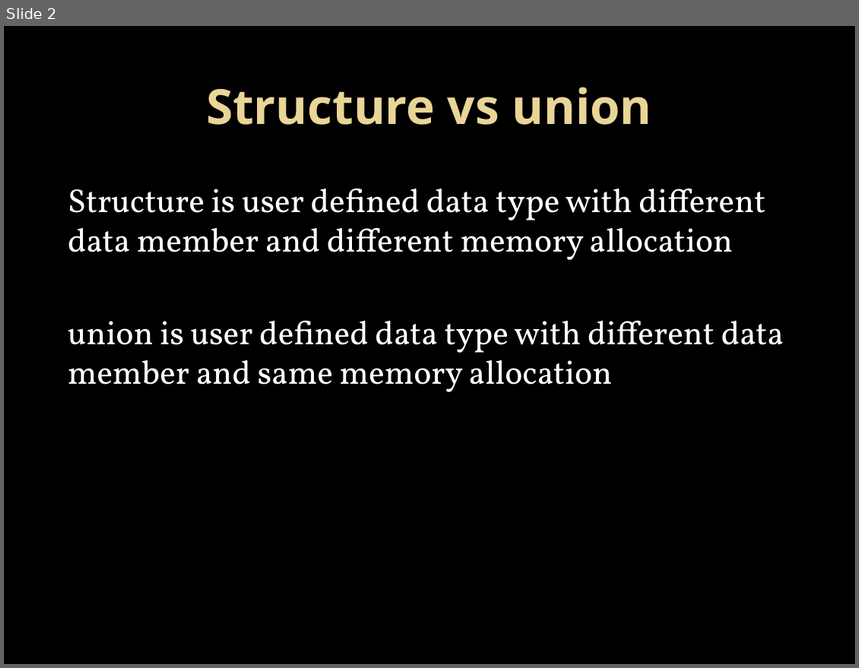
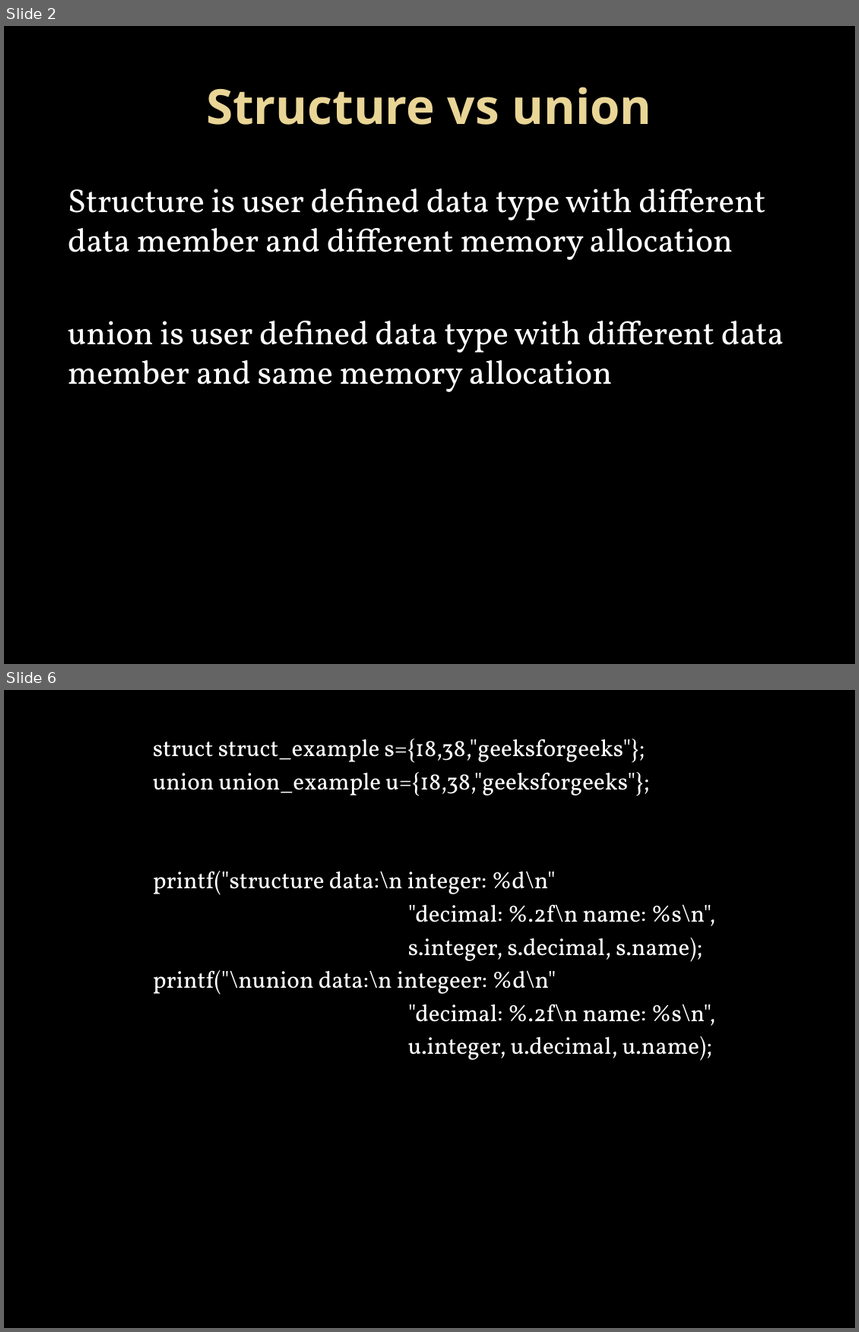
Before and after one commit to Mahesh-7/C_Programs, a slide deck: PPT/structure.pptx. Shown one above the other, each under a label of ours: slide 2 before the commit, slides 2 and 6 after it; the slides between them are not shown. The pictures are 859x668 and 859x1332 pixels, drawn with LibreOffice and Linux fonts; fonts in the diff are those of the drawing; background and template pictures are left out. Boxes give left, top, right and bottom in pixels: in the first picture for what was removed or moved away, otherwise in the second. Text is boxed around its words. In the diff, an @@ line names an element or a change of style, - is before the commit and + after.

```diff
--- a/PPT/structure.pptx
+++ b/PPT/structure.pptx
@@ slide 6 added at (x1=4, y1=690, x2=855, y2=1328), background picture (left out) @@
@@ text added at (x1=153, y1=739, x2=716, y2=1061), 20 pt, text #FFFFFF @@
+struct struct_example s={18,38,"geeksforgeeks"};
+union union_example u={18,38,"geeksforgeeks"};
+printf("structure data:\n integer: %d\n"
+"decimal: %.2f\n name: %s\n",
+s.integer, s.decimal, s.name);
+printf("\nunion data:\n integeer: %d\n"
+"decimal: %.2f\n name: %s\n",
+u.integer, u.decimal, u.name);
```
Also in this commit, not shown: 13 other slides added, 1 slide removed.
